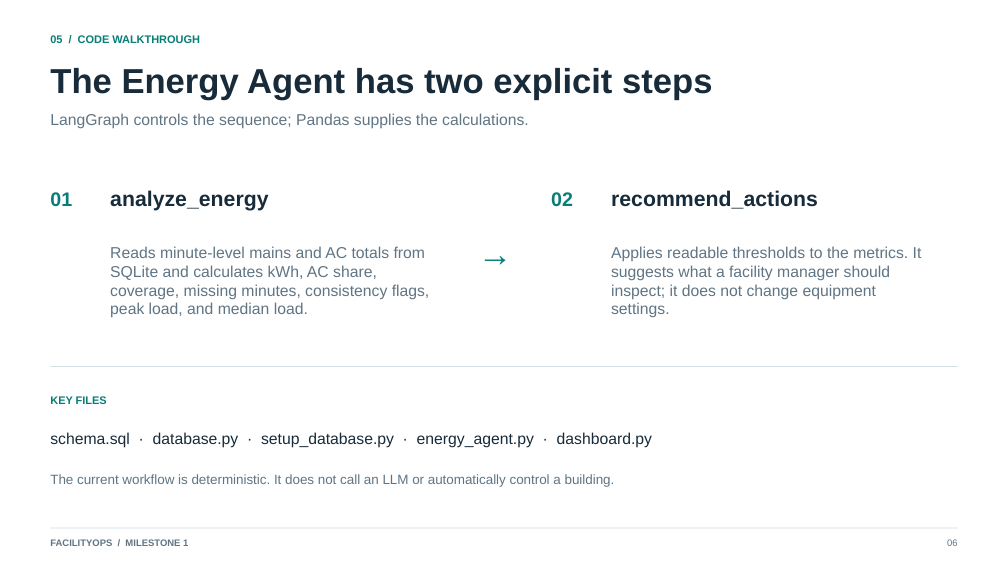
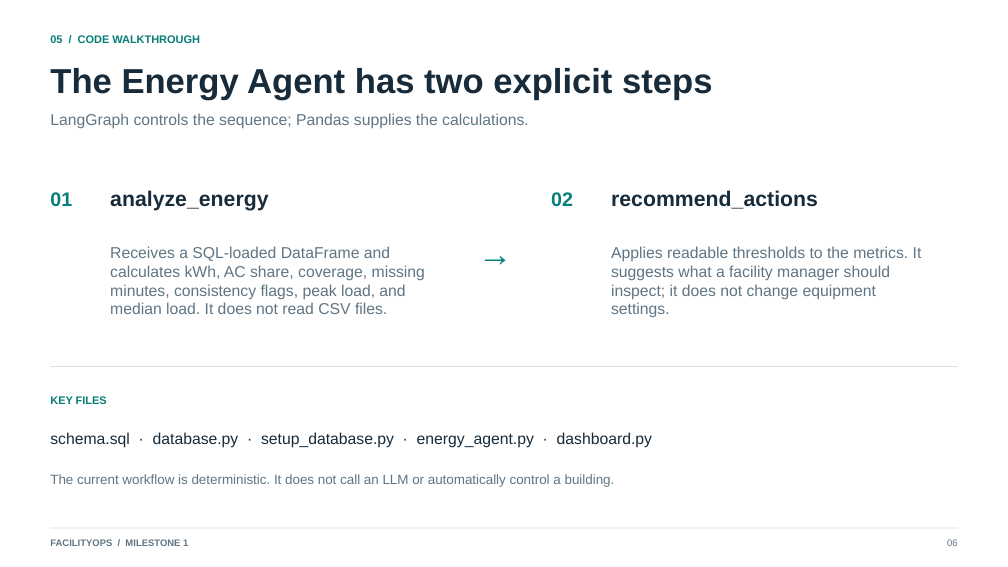
Before and after one commit to madhurantakamkavya12/SmartFacilityOps, a slide deck: slide 6 of deliverables/FacilityOps_Milestone1_Presentation.pptx. Drawn at 1008x567 pixels with LibreOffice and Linux fonts; fonts in the diff are those of the drawing. Boxes give left, top, right and bottom in pixels: in the first picture for what was removed or moved away, otherwise in the second. Text is boxed around its words. In the diff, an @@ line names an element or a change of style, - is before the commit and + after.

```diff
--- a/deliverables/FacilityOps_Milestone1_Presentation.pptx
+++ b/deliverables/FacilityOps_Milestone1_Presentation.pptx
@@ text at [110, 246, 425, 314]: text changed @@
-Reads minute-level mains and AC totals from SQLite and calculates kWh, AC share, coverage, missing minutes, consistency flags, peak load, and median load.
+Receives a SQL-loaded DataFrame and calculates kWh, AC share, coverage, missing minutes, consistency flags, peak load, and median load. It does not read CSV files.
```
Also in this commit, not shown: 1 other slide changed, 10 other files.
